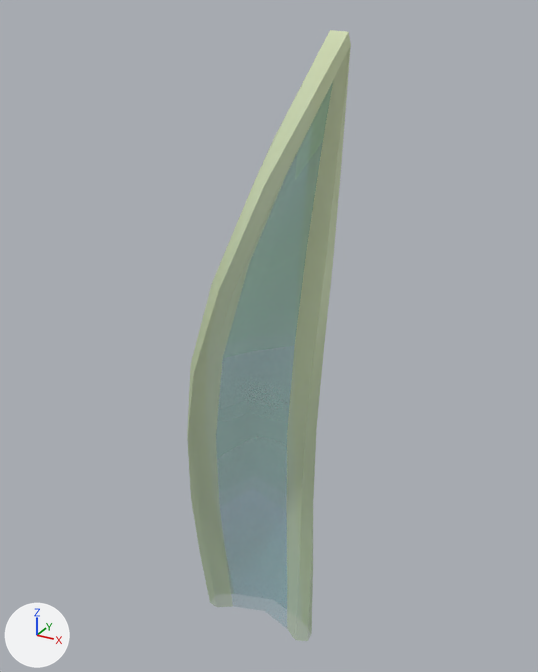
Before and after pictures for a commit that changed the FBX model Assets/Models/Tiny Treats plants/sansevieria_leaf_large_B.fbx.
Before and after are seen from a camera (50 mm lens) standing at (1.13, -2.06, 2.18) and looking at (0.05, -0.09, 1.19). The lights are fixed; the arrows at lower left show +X, +Y and +Z. Objects named as collision shapes, trigger or cutter boxes, shadow casters or lower levels of detail are left out. Where no turn or scale is listed for an object, it has been applied to the vertices.

The first picture shows 'sansevieria_leaf_large_B'.
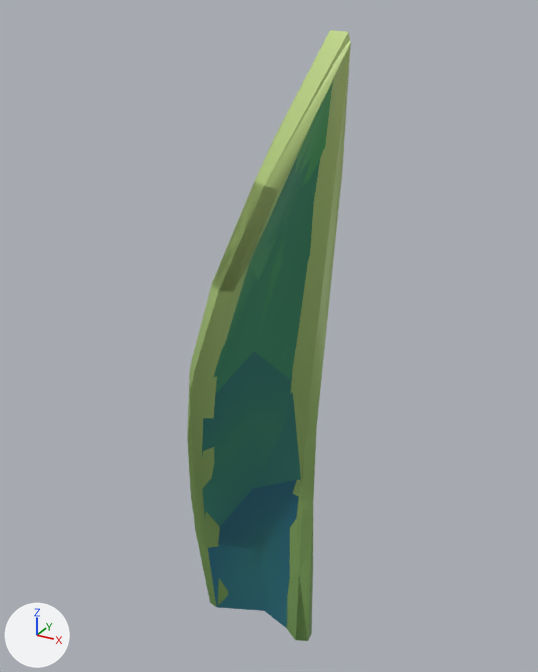
Pixel boxes (x1, y1, x2, y2) of what changed, in the pictures (538 x 672 px):
'sansevieria_leaf_large_B', surface changed: (187, 30, 351, 641) in both
'sansevieria_leaf_large_B_LOD1', added: after (187, 41, 351, 639)

The change, as a list of edits to the scene's bpy script:
```text
Change img_tiny_treats_texture_1_png:
    img_tiny_treats_texture_1_png: load_image('tiny_treats_texture_1.png', 'tiny_treats_texture_1.png', 1024, 1024, 'Non-Color') -> load_image('tiny_treats_texture_1.png', 'tiny_treats_texture_1.png', 1024, 1024, 'sRGB')
Change mat_tiny_treats_1:
    remove n3 = _N.new('ShaderNodeTexImage'); n3.name = 'Image Texture.001'
    remove n3.image = img_tiny_treats_texture_1_png
    where n0 = _N.new('ShaderNodeBsdfPrincipled'); n0.name = 'Principled BSDF'
    remove _L.new(n3.outputs[0], n0.inputs[4])  # 'Color' to 'Alpha'
    where n2 = _N.new('ShaderNodeTexImage'); n2.name = 'Image Texture'
    add _L.new(n2.outputs[1], n0.inputs[4])  # 'Alpha' to 'Alpha'
Add me_sansevieria_leaf_large_b_001:
    me_sansevieria_leaf_large_b_001.from_pydata(...)  # 55 vertices, 69 faces; spans x -0.23..0.31, y -0.38..0.04, z -0.05..2.12
    me_sansevieria_leaf_large_b_001.materials.append(mat_tiny_treats_1)  # picture img_tiny_treats_texture_1_png
Add ob_sansevieria_leaf_large_b_lod1:
    ob_sansevieria_leaf_large_b_lod1 = bpy.data.objects.new('sansevieria_leaf_large_B_LOD1', me_sansevieria_leaf_large_b_001)
    ob_sansevieria_leaf_large_b_lod1.location = (0.0, 0.0, 0.0)
```
